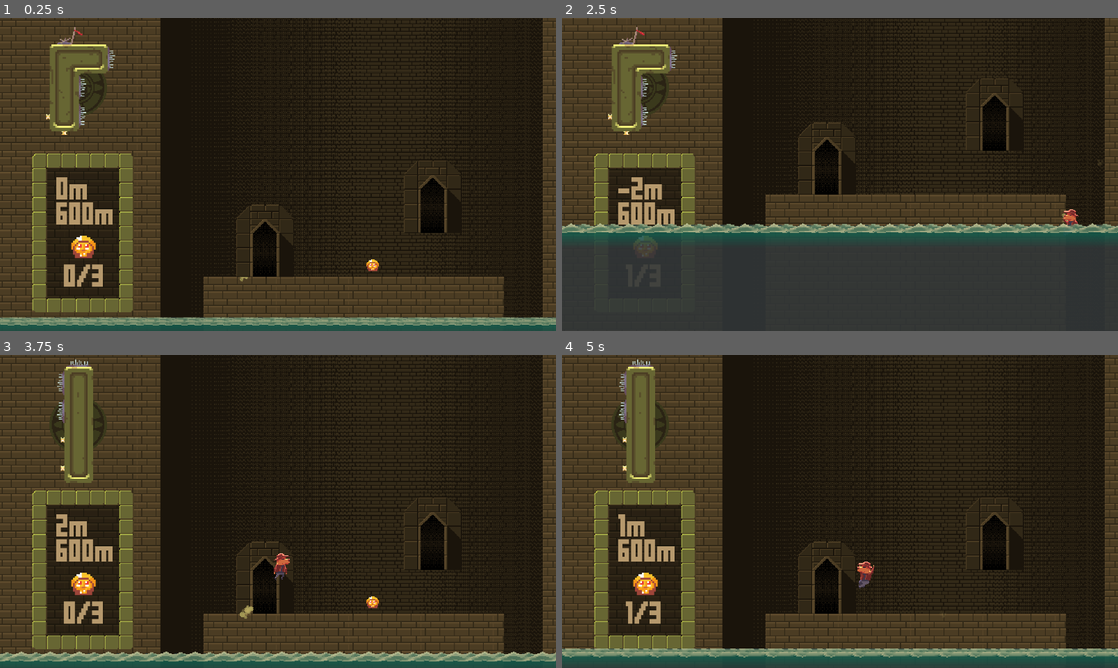
Above: before the commit, frames 1-4 (two rows, left to right).
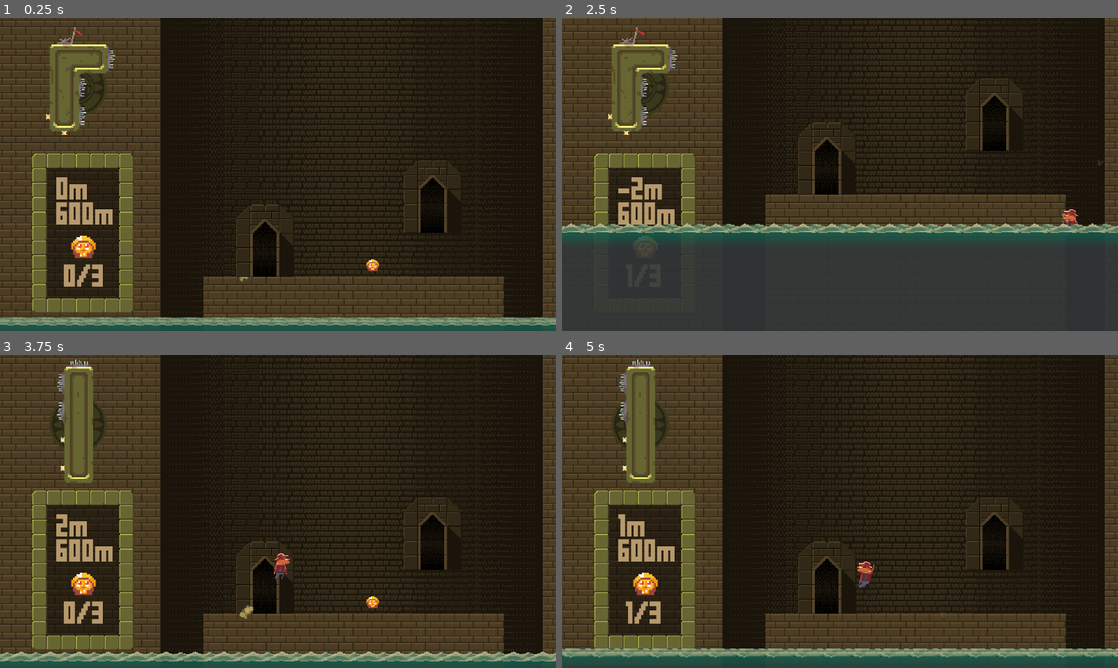
Above: after the commit, the same moments.

Repository: The-First-Pancake/gmtk-game-jam-2024
Game: Godot game, scene res://Levels/Template Level.tscn
Same seed, same stepped clock (60 frames per second), same inputs: the game is played once before the commit and once after it. The engine's default icon, where the game draws it, is replaced by a stand-in: a white triangle on a blue panel in a dark square.
Inputs (mouse positions are in pixels of both pictures, inside the frame that each line leads up to):
- Up to frame 1 (0.25 s): no input
- Up to frame 2 (2.5 s): move the mouse to (639, 86) at 0.52 s; hold Space (jump) 0.53-1.28 s; hold Right (move_right) 0.53-2.03 s; click (639, 86) at 0.67 s; move the mouse to (728, 190) at 1.27 s; click (728, 190) at 1.35 s; tap Space (jump) at 1.52, 1.55, 1.82 s; move the mouse to (895, 105) at 2.02 s; hold Left (move_left) from 2.03 s (still down); hold Space (jump) from 2.03 s (still down); right-click (895, 105) at 2.1 s
- Up to frame 3 (3.75 s): move the mouse to (250, 574) at 2.77 s; release Left (move_left) at 2.78 s; release Space (jump) at 2.78 s; hold Right (move_right) from 2.78 s (still down); tap Space (jump) at 2.85, 3.02, 3.32 s; click (250, 574) at 2.92 s; move the mouse to (444, 558) at 3.52 s; hold Space (jump) from 3.53 s (still down); click (444, 558) at 3.6 s
- Up to frame 4 (5 s): move the mouse to (673, 464) at 4.27 s; release Right (move_right) at 4.28 s; release Space (jump) at 4.28 s; hold Left (move_left) from 4.28 s (still down); right-click (673, 464) at 4.35 s; tap Space (jump) at 4.52, 4.55, 4.82 s

The runs differ from the first frame. In frame 1, 4.1% of the frame differs, in the area x 36-98%, y 0-96%; in frame 2, 2.8%; in frame 3, 4.1%; in frame 4, 4.1%.

Commit message:
Adds SFX

Diff:
--- a/Levels/Campfire.gd
+++ b/Levels/Campfire.gd
@@ -6,6 +6,8 @@
 @onready var flame_sprite: AnimatedSprite2D = %"Flame Sprite" as AnimatedSprite2D
 @onready var point_light_2d: PointLight2D = $PointLight2D
 @onready var flag_sprite: AnimatedSprite2D = $"Flag Sprite"
+@onready var light_sound: AudioStreamPlayer = $CampfireLight as AudioStreamPlayer
+@onready var extinguish_sound: AudioStreamPlayer = $CampfireExtinguish as AudioStreamPlayer
 
 
 var is_lit: bool:
@@ -17,6 +19,7 @@
 		flame_sprite.visible = val
 		if val == true:
 			flame_sprite.play("ignite")
+			AudioManager.PlayAudio(light_sound)
 			await flame_sprite.animation_looped
 			flame_sprite.play("burning")
 	get:
@@ -44,6 +47,7 @@
 	queue_free()
 
 func extinguish() -> void:
+	AudioManager.PlayAudio(extinguish_sound)
 	is_lit = false
 
 func _on_area_entered(area: Area2D) -> void:
--- a/Levels/Template Level.tscn
+++ b/Levels/Template Level.tscn
@@ -263,15 +263,15 @@
 
 [node name="Parallax2D" type="Parallax2D" parent="."]
 z_index = -4096
-scroll_scale = Vector2(0.25, 0.25)
+scroll_scale = Vector2(0.5, 0.5)
 
 [node name="Background" type="TextureRect" parent="Parallax2D"]
 texture_filter = 1
 material = SubResource("CanvasItemMaterial_sacac")
-offset_left = 347.0
-offset_top = -10481.0
-offset_right = 987.0
-offset_bottom = -6796.0
-scale = Vector2(3.25556, 3.25556)
+offset_left = 340.0
+offset_top = -16345.0
+offset_right = 980.0
+offset_bottom = -12660.0
+scale = Vector2(3, 5)
 texture = ExtResource("1_dtx2u")
 stretch_mode = 1
--- a/Prefabs/Campfire.tscn
+++ b/Prefabs/Campfire.tscn
@@ -8,6 +8,8 @@
 [ext_resource type="Texture2D" uid="uid://cc5uns1b78ycy" path="res://Art/Sprites/fire/flag_gib.png" id="4_tybef"]
 [ext_resource type="Script" path="res://Scripts/Flicker.gd" id="5_3u6so"]
 [ext_resource type="Texture2D" uid="uid://41px2nbwnx3k" path="res://Art/Sprites/dust.png" id="6_jnjs7"]
+[ext_resource type="AudioStream" uid="uid://da4bgebl5ud5n" path="res://Sound/campfire_light.mp3" id="9_5ixnm"]
+[ext_resource type="AudioStream" uid="uid://cmbg6gp144led" path="res://Sound/campfire_extinguish.mp3" id="9_a3xb8"]
 
 [sub_resource type="RectangleShape2D" id="RectangleShape2D_r3r1h"]
 size = Vector2(35.7855, 4.5)
@@ -356,5 +358,13 @@
 animation = &"wave"
 frame_progress = 0.379668
 
+[node name="CampfireLight" type="AudioStreamPlayer" parent="."]
+stream = ExtResource("9_5ixnm")
+volume_db = -10.306
+pitch_scale = 0.82
+
+[node name="CampfireExtinguish" type="AudioStreamPlayer" parent="."]
+stream = ExtResource("9_a3xb8")
+
 [connection signal="area_entered" from="." to="." method="_on_area_entered"]
 [connection signal="body_entered" from="." to="." method="_on_body_entered"]
--- a/Prefabs/player.tscn
+++ b/Prefabs/player.tscn
@@ -6,6 +6,13 @@
 [ext_resource type="Texture2D" uid="uid://b5b0kd0nmc5bm" path="res://Art/Player/Player_Jump_texture.tres" id="3_qdxci"]
 [ext_resource type="Texture2D" uid="uid://c44dsqli58hcu" path="res://Art/Sprites/dust_3.png" id="3_xrsng"]
 [ext_resource type="Texture2D" uid="uid://btgsw0dup1f24" path="res://Art/Sprites/dir_arrow.png" id="4_gmgjr"]
+[ext_resource type="AudioStream" uid="uid://twr8jfm4radr" path="res://Sound/footsteps/footstep_randomizer.tres" id="7_74rht"]
+[ext_resource type="AudioStream" uid="uid://8pfpyir3qcto" path="res://Sound/Jump__012.wav" id="8_jf1wr"]
+[ext_resource type="AudioStream" uid="uid://d28jyydwyj1n5" path="res://Sound/Ouch__035.wav" id="10_8tu8o"]
+[ext_resource type="AudioStream" uid="uid://bhlrjli14k6s5" path="res://Sound/sliding_01.wav" id="11_h6hsx"]
+[ext_resource type="AudioStream" uid="uid://cikovhlxkux2e" path="res://Sound/Punch1__021.wav" id="11_hf57o"]
+[ext_resource type="AudioStream" uid="uid://1l1hnp6thcfk" path="res://Sound/Ouch__006.wav" id="12_8gy5e"]
+[ext_resource type="AudioStream" uid="uid://owoo0sg3cpg4" path="res://Sound/Footstep1__012.wav" id="13_nhxjg"]
 
 [sub_resource type="AtlasTexture" id="AtlasTexture_04ng4"]
 atlas = ExtResource("2_uqpry")
@@ -253,6 +260,75 @@
 "name": &"walk",
 "speed": 8.0
 }]
+
+[sub_resource type="Animation" id="Animation_yppde"]
+resource_name = "Audio"
+length = 0.26667
+tracks/0/type = "audio"
+tracks/0/imported = false
+tracks/0/enabled = true
+tracks/0/path = NodePath("Sprite Animator/AudioPlayer")
+tracks/0/interp = 1
+tracks/0/loop_wrap = true
+tracks/0/keys = {
+"clips": [{
+"end_offset": 0.0,
+"start_offset": 0.0,
+"stream": ExtResource("7_74rht")
+}, {
+"end_offset": 0.0,
+"start_offset": 0.0,
+"stream": ExtResource("7_74rht")
+}, {
+"end_offset": 0.0,
+"start_offset": 0.0,
+"stream": ExtResource("7_74rht")
+}, {
+"end_offset": 0.0,
+"start_offset": 0.0,
+"stream": ExtResource("7_74rht")
+}],
+"times": PackedFloat32Array(0.0333333, 0.1, 0.166667, 0.233333)
+}
+tracks/0/use_blend = true
+
+[sub_resource type="Animation" id="Animation_468yt"]
+resource_name = "footsteps"
+length = 1.00001
+step = 0.125
+tracks/0/type = "audio"
+tracks/0/imported = false
+tracks/0/enabled = true
+tracks/0/path = NodePath("Sprite Animator/AudioPlayer")
+tracks/0/interp = 1
+tracks/0/loop_wrap = true
+tracks/0/keys = {
+"clips": [{
+"end_offset": 0.0,
+"start_offset": 0.0,
+"stream": ExtResource("7_74rht")
+}, {
+"end_offset": 0.0,
+"start_offset": 0.0,
+"stream": ExtResource("7_74rht")
+}, {
+"end_offset": 0.0,
+"start_offset": 0.0,
+"stream": ExtResource("7_74rht")
+}, {
+"end_offset": 0.0,
+"start_offset": 0.0,
+"stream": ExtResource("7_74rht")
+}],
+"times": PackedFloat32Array(0.125, 0.375, 0.625, 0.875)
+}
+tracks/0/use_blend = true
+
+[sub_resource type="AnimationLibrary" id="AnimationLibrary_yw46v"]
+_data = {
+"Audio": SubResource("Animation_yppde"),
+"footsteps": SubResource("Animation_468yt")
+}
 
 [sub_resource type="CapsuleShape2D" id="CapsuleShape2D_0b81x"]
 radius = 21.0
@@ -317,9 +393,17 @@
 z_index = 1
 scale = Vector2(3.125, 3.125)
 sprite_frames = SubResource("SpriteFrames_2xloi")
-animation = &"die"
+animation = &"dance"
 autoplay = "idle"
-frame_progress = 0.705689
+
+[node name="AnimationPlayer" type="AnimationPlayer" parent="Sprite Animator"]
+deterministic = true
+root_node = NodePath("../..")
+libraries = {
+"": SubResource("AnimationLibrary_yw46v")
+}
+
+[node name="AudioPlayer" type="AudioStreamPlayer" parent="Sprite Animator"]
 
 [node name="CollisionShape2D" type="CollisionShape2D" parent="."]
 position = Vector2(0, 9)
@@ -374,6 +458,7 @@
 z_as_relative = false
 material = SubResource("CanvasItemMaterial_m3i5l")
 position = Vector2(20, 37)
+emitting = false
 amount = 15
 process_material = SubResource("ParticleProcessMaterial_tjqx7")
 texture = ExtResource("3_xrsng")
@@ -425,4 +510,26 @@
 texture = ExtResource("4_gmgjr")
 offset = Vector2(0, -33.525)
 
+[node name="Audio" type="Node2D" parent="."]
+
+[node name="Jump012" type="AudioStreamPlayer" parent="Audio"]
+stream = ExtResource("8_jf1wr")
+
+[node name="Ouch035" type="AudioStreamPlayer" parent="Audio"]
+stream = ExtResource("10_8tu8o")
+
+[node name="Punch1021" type="AudioStreamPlayer" parent="Audio"]
+stream = ExtResource("11_hf57o")
+volume_db = -7.496
+pitch_scale = 1.14
+
+[node name="Sliding01" type="AudioStreamPlayer" parent="Audio"]
+stream = ExtResource("11_h6hsx")
+
+[node name="Ouch006" type="AudioStreamPlayer" parent="Audio"]
+stream = ExtResource("12_8gy5e")
+
+[node name="Footstep1012" type="AudioStreamPlayer" parent="Audio"]
+stream = ExtResource("13_nhxjg")
+
 [connection signal="area_entered" from="Hitbox" to="." method="on_hitbix_hit"]
--- /dev/null
+++ b/Scripts/AudioManager.gd
@@ -0,0 +1,15 @@
+extends Node
+
+
+# Called when the node enters the scene tree for the first time.
+func _ready() -> void:
+	pass # Replace with function body.
+
+
+# Called every frame. 'delta' is the elapsed time since the previous frame.
+func _process(delta: float) -> void:
+	pass
+
+func PlayAudio(audio: AudioStreamPlayer) -> void:
+	var audio_dupe: AudioStreamPlayer = audio
+	audio_dupe.play()
--- a/Scripts/Player.gd
+++ b/Scripts/Player.gd
@@ -28,6 +28,12 @@
 @onready var jump_particles: GPUParticles2D = $"Jump Particles" as GPUParticles2D
 @onready var land_particles: GPUParticles2D = $"Land Particles" as GPUParticles2D
 @onready var hold_release_particles: GPUParticles2D = $"Hold Release Particles" as GPUParticles2D
+
+@onready var jump_sound: AudioStreamPlayer = $Audio/Jump012 as AudioStreamPlayer
+@onready var land_sound: AudioStreamPlayer = $Audio/Punch1021 as AudioStreamPlayer
+@onready var slide_sound: AudioStreamPlayer = $Audio/Sliding01 as AudioStreamPlayer
+@onready var die_sound: AudioStreamPlayer = $Audio/Ouch006 as AudioStreamPlayer
+@onready var grab_sound: AudioStreamPlayer = $Audio/Footstep1012 as AudioStreamPlayer
 
 @onready var gravity_reduce_timer: Timer = %"Gravity Reduce Timer" as Timer
 @onready var targeting_arrow: Sprite2D = $"Targeting Arrow"
@@ -92,9 +98,11 @@
 
 	if !was_on_floor and is_on_floor():
 		land_particles.restart()
+		land_sound.play()
 
 	if (is_on_floor() or has_recently_left_ground) and Input.is_action_just_pressed("jump"):
 		jump_particles.restart()
+		jump_sound.play()
 		was_on_floor = false
 		velocity.y = jump_velocity
 	else:
@@ -145,6 +153,7 @@
 
 	if Input.is_action_just_released("jump"):
 		hold_release_particles.restart()
+		jump_sound.play()
 		if abs(aim_dir.y) == 0:
 			velocity = leap_velocity * aim_dir
 			gravity_reduce_timer.wait_time = 0.15
@@ -156,30 +165,54 @@
 
 @onready var sprite_animator: AnimatedSprite2D = %"Sprite Animator" as AnimatedSprite2D
 @onready var griddy_timer: Timer = %"Griddy Timer" as Timer
+@onready var footstep_animator: AnimationPlayer = $"Sprite Animator/AnimationPlayer" as AnimationPlayer
+var slide_sound_playing : bool = false
+var grab_sound_playing : bool = false
 
 func update_animations() -> void:
 	if sprite_animator.animation != "idle" and sprite_animator.animation != "dance":
 		griddy_timer.start()
 
 	slide_particles.emitting = false
+
 	if current_hold:
+		footstep_animator.stop()
+		slide_sound.stop()
+		slide_sound_playing = false
 		var holding_cieling: bool = abs(angle_difference(current_hold.global_rotation, deg_to_rad(180))) < deg_to_rad(1)
 		if holding_cieling:
 			sprite_animator.play("hang_top")
 		else:
 			sprite_animator.play("hang_side")
+		if grab_sound_playing == false:
+			grab_sound.play()
+			grab_sound_playing = true
 	elif is_on_floor():
+		slide_sound.stop()
+		slide_sound_playing = false
+		grab_sound_playing = false
 		if abs(velocity.x) > 10:
 			sprite_animator.play("walk")
-		else:
+			footstep_animator.play("footsteps")
+		else:
+			footstep_animator.stop()
 			if griddy_timer.time_left == 0:
 				sprite_animator.play("dance")
 			else:
 				sprite_animator.play("idle")
 	elif is_downsliding:
+		grab_sound_playing = false
+		if slide_sound_playing == false:
+			slide_sound.play()
+			slide_sound_playing = true
+		footstep_animator.stop()
 		sprite_animator.play("downslide")
 		slide_particles.emitting = true
 	else:
+		slide_sound.stop()
+		slide_sound_playing = false
+		grab_sound_playing = false
+		footstep_animator.stop()
 		if abs(velocity.x) > 750:
 			sprite_animator.play("jump_reach")
 		else:
@@ -200,6 +233,9 @@
 	dying = true
 	current_hold = null
 	sprite_animator.play("die")
+	slide_sound.stop()
+	footstep_animator.stop()
+	die_sound.play()
 
 	var tween: Tween = get_tree().create_tween()
 	tween.set_trans(Tween.TRANS_QUAD)
--- /dev/null
+++ b/Sound/footsteps/footstep_randomizer.tres
@@ -0,0 +1,8 @@
+[gd_resource type="AudioStreamRandomizer" load_steps=2 format=3 uid="uid://twr8jfm4radr"]
+
+[ext_resource type="AudioStream" uid="uid://dj58h0xdauxf1" path="res://Sound/footsteps/footstep_concrete_001.ogg" id="1_3grg1"]
+
+[resource]
+random_pitch = 1.1
+streams_count = 1
+stream_0/stream = ExtResource("1_3grg1")
--- a/project.godot
+++ b/project.godot
@@ -20,6 +20,7 @@
 [autoload]
 
 GameManager="*res://Scripts/GameManager.gd"
+AudioManager="*res://Scripts/AudioManager.gd"
 
 [debug]
 
Not shown: 1 places in Prefabs/Campfire.tscn that only renumber resources
Not shown: 1 places in Prefabs/player.tscn that only renumber resources
Not shown, added: Sound/Explosion1__017.wav.import
Not shown, added: Sound/Explosion1__027.wav.import
Not shown, added: Sound/Explosion1__029.wav.import
Not shown, added: Sound/Explosion1__040.wav.import
Not shown, added: Sound/Explosion1__065.wav.import
Not shown, added: Sound/Footstep1__012.wav.import
Not shown, added: Sound/Jump__012.wav.import
Not shown, added: Sound/Land__017.wav.import
Not shown, added: Sound/Ouch__006.wav.import
Not shown, added: Sound/Ouch__035.wav.import
(and 24 more such lines)
